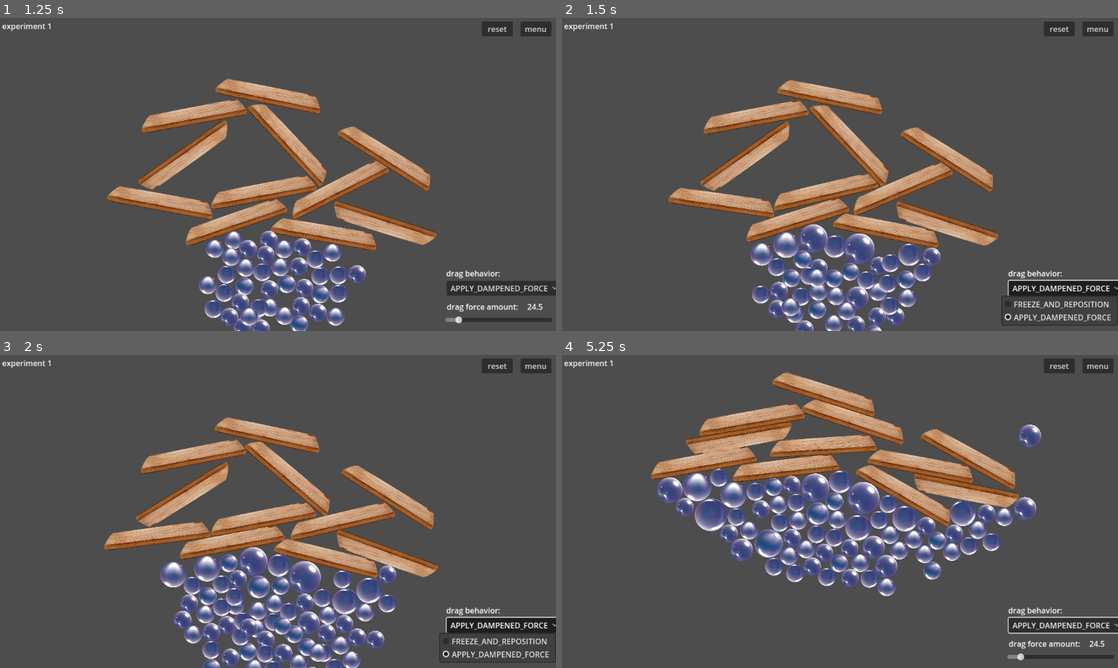
Above: before the commit, frames 1-4 (two rows, left to right).
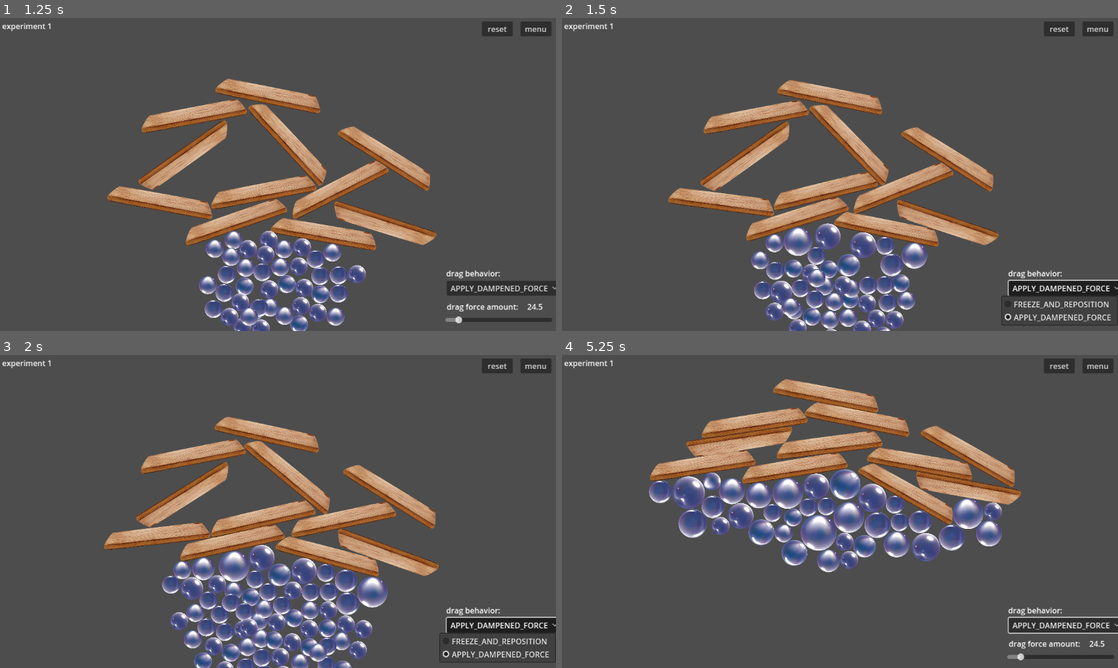
Above: after the commit, the same moments.

Repository: outrightmental/ggj25-bubble-up
Game: Godot game, scene res://scenes/main.tscn
The game is run twice, just before and just after one commit, with the same random seed, the same clock (stepped at 60 frames per second) and the same inputs.
Inputs (mouse positions are in pixels of both pictures, inside the frame that each line leads up to):
- Up to frame 1 (1.25 s): click "1 - planks block bubbles floa…" at 0.5 s
- Up to frame 2 (1.5 s): click "APPLY_DAMPENED_FORCE" at 1.25 s
- Up to frame 3 (2 s): no input
- Up to frame 4 (5.25 s): click "APPLY_DAMPENED_FORCE" at 2 s; click "APPLY_DAMPENED_FORCE" at 2.75 s; move the mouse to (962, 495) at 3.52 s; click (962, 495) at 3.67 s; drag from (728, 527) to (812, 574) at 4.27 s; move the mouse to (895, 442) at 5.02 s; click (895, 442) at 5.17 s

Frame 1 is identical in both runs. In frame 2, 8.8% of the frame differs, in the area x 19-79%, y 27-100%; in frame 3, 13%; in frame 4, 19%, in the area x 15-87%, y 5-78%.

Commit message:
Reverse and simplify bubble collision
More realistic bubble merging

Implements #17

Diff:
--- a/models/bubble/bubble.gd
+++ b/models/bubble/bubble.gd
@@ -33,6 +33,9 @@
 
 
 # Get the acceleration between the last processed frame and now
+# Acceleration = Change in velocity / time between samples
+# Last delta is just an approximation of the current frame rate
+# Because it was from the last processed frame, but it will work for our purposes.
 func acceleration() -> Vector2:
 	return (linear_velocity - last_velocity) / last_delta;
 
@@ -64,7 +67,7 @@
 	set_variant(variant)
 	name = "Bubble"
 	connect("body_entered", Callable(self, "_on_body_entered"))
-	_update_scale()
+	update_mass(mass)
 
 
 # Called every frame
@@ -80,47 +83,33 @@
 
 
 # Function to handle collision with another bubble
-func _on_collision_with_bubble(other_bubble):
-	if min(age(), other_bubble.age()) < Global.bubble_collision_cooldown_millis:
+func _on_collision_with_bubble(other):
+	if min(age(), other.age()) < Global.bubble_collision_cooldown_millis:
 		return
-	if _get_impulse_magnitude(other_bubble) / mass > Global.bubble_collision_merge_accel_threshold:
-		_merge_with(other_bubble)
+	if abs(acceleration().length()) / mass > Global.bubble_collision_merge_accel_threshold:
+		_merge_with(other)
 	else:
 		# TODO collide with non-bubble
 		pass
 
 
 # Function to merge two bubbles
-func _merge_with(other_bubble):
-	freeze= true
-	var new_mass = mass + other_bubble.mass
-	var new_position = (global_position * mass + other_bubble.global_position * other_bubble.mass) / new_mass
-	var new_velocity = (linear_velocity * mass + other_bubble.linear_velocity * other_bubble.mass) / new_mass
+func _merge_with(other):
+	freeze = true
 
 	# Use the variant of the bubble with the highest mass
-	if mass < other_bubble.mass:
-		set_variant(other_bubble.variant)
-
-	# Destroy the other bubble
-	other_bubble.free()
+	if mass > other.mass:
+		other.set_variant(variant)
 
 	# Update the current bubble
-	mass = new_mass
-	global_position = new_position
-	linear_velocity = new_velocity
-	_update_scale()
+	other.update_mass(mass + other.mass)
 
+	# Destroy this bubble
+	queue_free()
 
 # Function to update the scale of the bubble based on its mass
-func _update_scale():
+func update_mass(new_mass: float):
+	mass = new_mass
 	var scale_factor = pow(mass, 0.333)
 	sprite.scale = Vector2(scale_factor, scale_factor) * sprite_scale_factor
 	collision.scale = Vector2(scale_factor, scale_factor)
-
-
-# Function to compute the impulse between two bubbles
-# Acceleration = Change in velocity / time between samples
-# Last delta is just an approximation of the current frame rate
-# Because it was from the last processed frame, but it will work for our purposes.
-func _get_impulse_magnitude(other_bubble) -> float:
-	return abs(acceleration().length())
